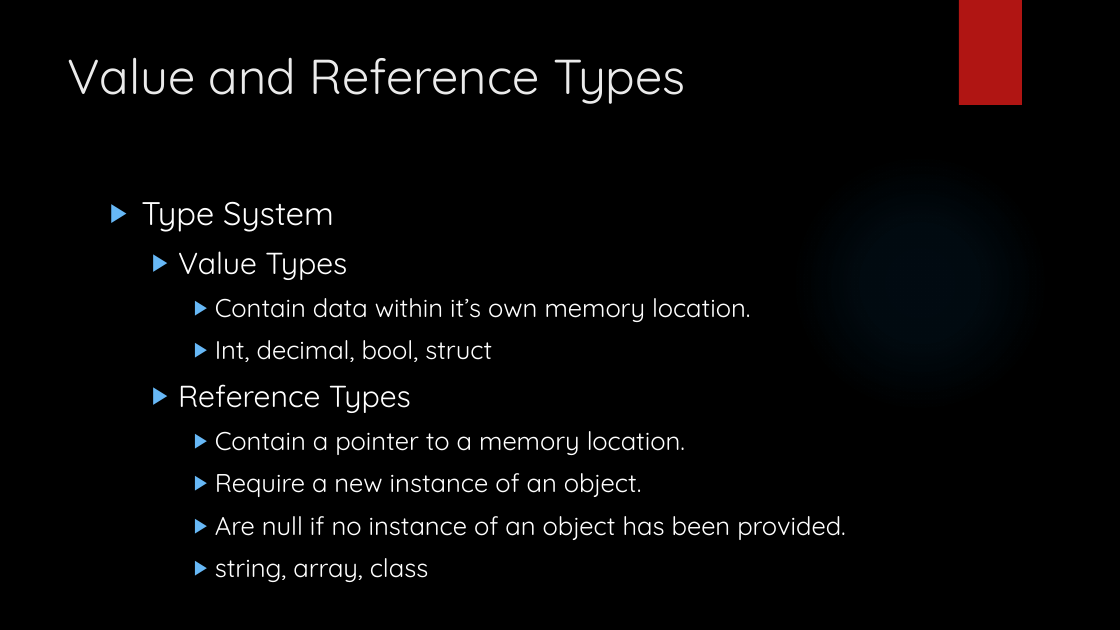
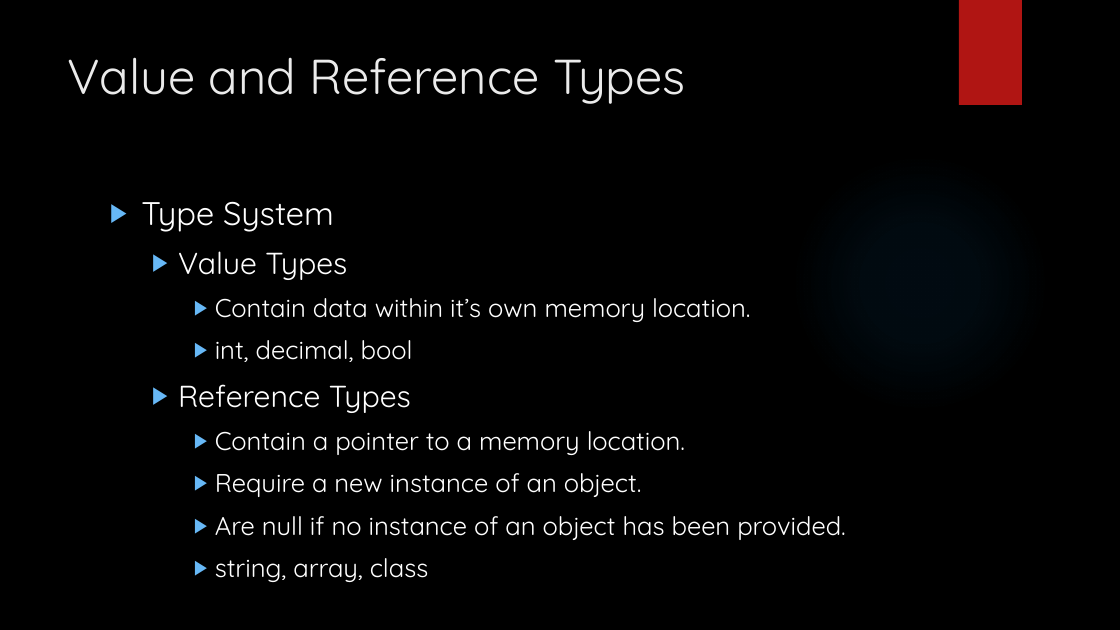
Before and after one commit to LogolsLLC/Logols-May2018, a slide deck: slide 30 of Slides/02_C#_TrainingPlan.pptx. Drawn at 1120x630 pixels with LibreOffice and Linux fonts; fonts in the diff are those of the drawing; background and template pictures are left out. Boxes give left, top, right and bottom in pixels: in the first picture for what was removed or moved away, otherwise in the second. Text is boxed around its words. In the diff, an @@ line names an element or a change of style, - is before the commit and + after.

```diff
--- a/Slides/02_C#_TrainingPlan.pptx
+++ b/Slides/02_C#_TrainingPlan.pptx
@@ text at (215,340,413,362): text changed @@
-    ▶ Int, decimal, bool, struct
+    ▶ int, decimal, bool
```
Also in this commit, not shown: 8 other slides changed, 12 other files.
